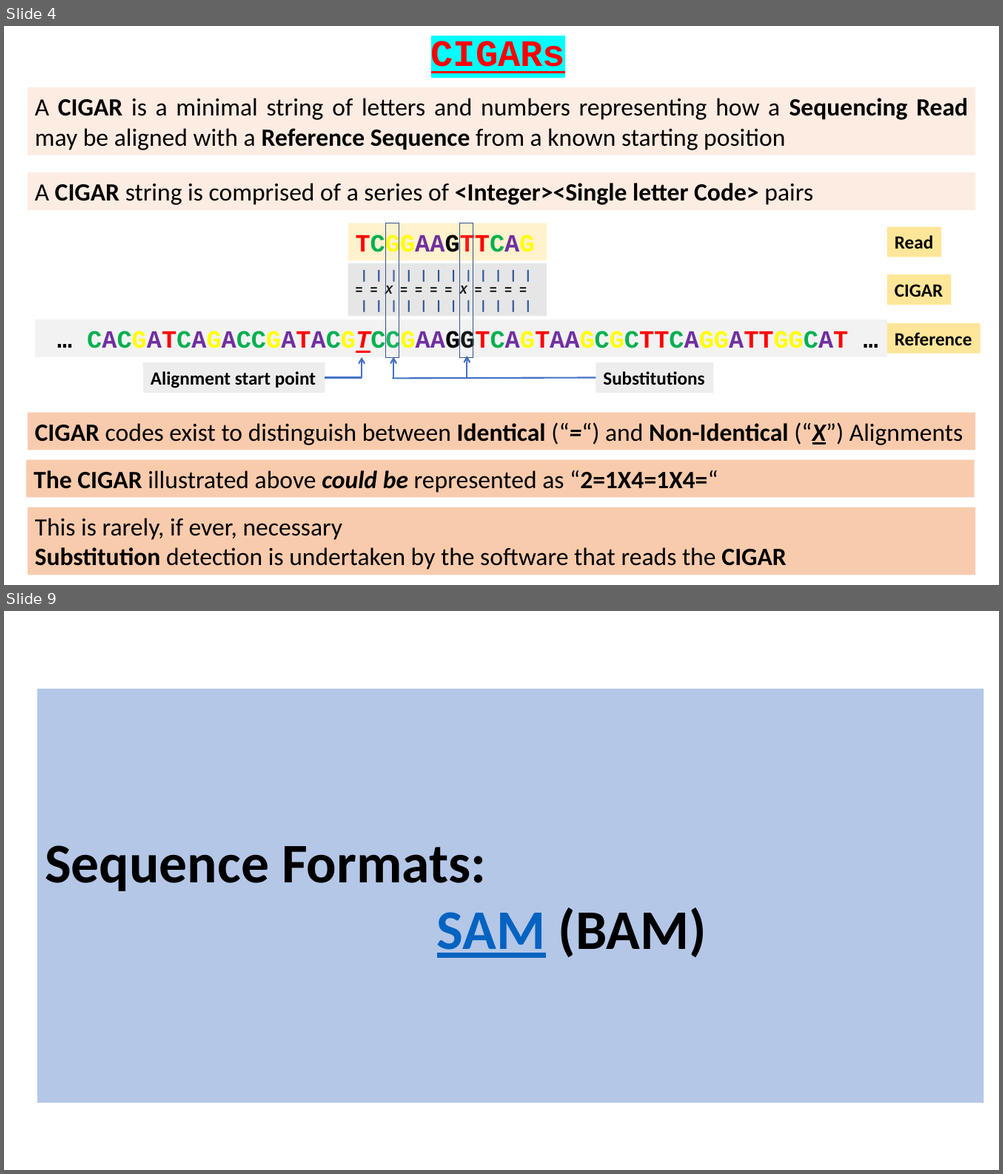
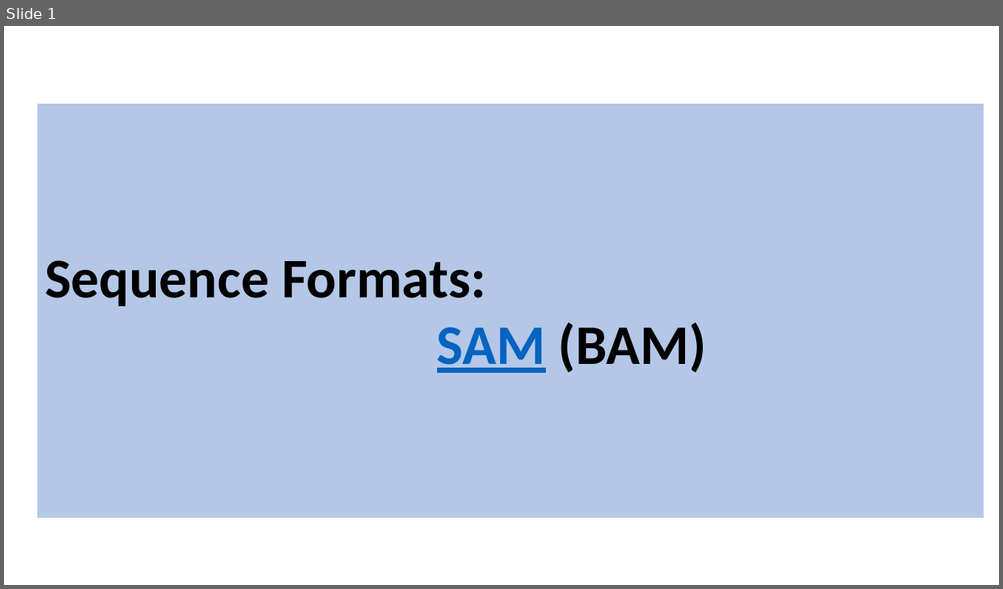
Before and after one commit to BioinformaticsTraining/Introduction-to-Bioinformatics, a slide deck: Flip Presentations/NGS_Intro/03-SAM_BAM/BAM_CIGAR.pptx. Shown one above the other, each under a label of ours: slides 4 and 9 before the commit, slide 1 after it; the slides between them are not shown. The pictures are 1003x1174 and 1003x589 pixels, drawn with LibreOffice and Linux fonts; fonts in the diff are those of the drawing. Boxes give left, top, right and bottom in pixels: in the first picture for what was removed or moved away, otherwise in the second. Text is boxed around its words. In the diff, an @@ line names an element or a change of style, - is before the commit and + after.

Commit message:
Jusy N & P to do for CIGARs
	modified:   Flip Presentations/NGS_Intro/02-CIGARS/02-CIGARS.pptx
	modified:   Flip Presentations/NGS_Intro/03-SAM_BAM/BAM_CIGAR.pptx

```diff
--- a/Flip Presentations/NGS_Intro/03-SAM_BAM/BAM_CIGAR.pptx
+++ b/Flip Presentations/NGS_Intro/03-SAM_BAM/BAM_CIGAR.pptx
@@ slide 4 removed at bbox=[4, 26, 999, 585], background #FFFFFF @@
@@ text removed at bbox=[431, 41, 565, 73] @@
-CIGARs
@@ rectangle removed at bbox=[28, 88, 976, 156] @@
-A CIGAR is a minimal string of letters and numbers representing how a Sequencing Read may be aligned with a Reference Sequence from a known starting position
@@ rectangle removed at bbox=[28, 173, 976, 210] @@
-A CIGAR string is comprised of a series of <Integer><Single letter Code> pairs
@@ rectangle removed at bbox=[348, 223, 546, 261] @@
-TCGGAAGTTCAG
@@ rectangle removed at bbox=[385, 223, 398, 358] @@
@@ rectangle removed at bbox=[459, 223, 472, 358] @@
@@ rectangle removed at bbox=[888, 227, 942, 258] @@
-Read
@@ rectangle removed at bbox=[348, 264, 546, 316] @@
-| | | | | | | | | | | |
-= = X = = = = X = = = =
-| | | | | | | | | | | |
@@ rectangle removed at bbox=[888, 275, 951, 305] @@
-CIGAR
@@ rectangle removed at bbox=[35, 320, 888, 358] @@
-… CACGATCAGACCGATACGTCCGAAGGTCAGTAAGCGCTTCAGGATTGGCAT …
@@ rectangle removed at bbox=[888, 323, 981, 354] @@
-Reference
@@ arrow removed from (361, 379) to (361, 358) @@
@@ arrow removed from (393, 378) to (393, 358) @@
@@ arrow removed from (466, 378) to (466, 357) @@
@@ rectangle removed at bbox=[143, 363, 324, 393] @@
-Alignment start point
@@ line removed from (325, 378) to (361, 378) @@
@@ line removed from (392, 379) to (596, 378) @@
@@ rectangle removed at bbox=[596, 363, 714, 393] @@
-Substitutions
@@ rectangle removed at bbox=[28, 412, 976, 450] @@
-CIGAR codes exist to distinguish between Identical (“=“) and Non-Identical (“X”) Alignments
@@ rectangle removed at bbox=[26, 460, 974, 497] @@
-The CIGAR illustrated above could be represented as “2=1X4=1X4=“
@@ rectangle removed at bbox=[28, 508, 976, 576] @@
-This is rarely, if ever, necessary
-Substitution detection is undertaken by the software that reads the CIGAR
@@ what was slide 9 is now slide 1 @@
```
Also in this commit, not shown: 1 slide changed, 7 other slides removed, 1 other file.
